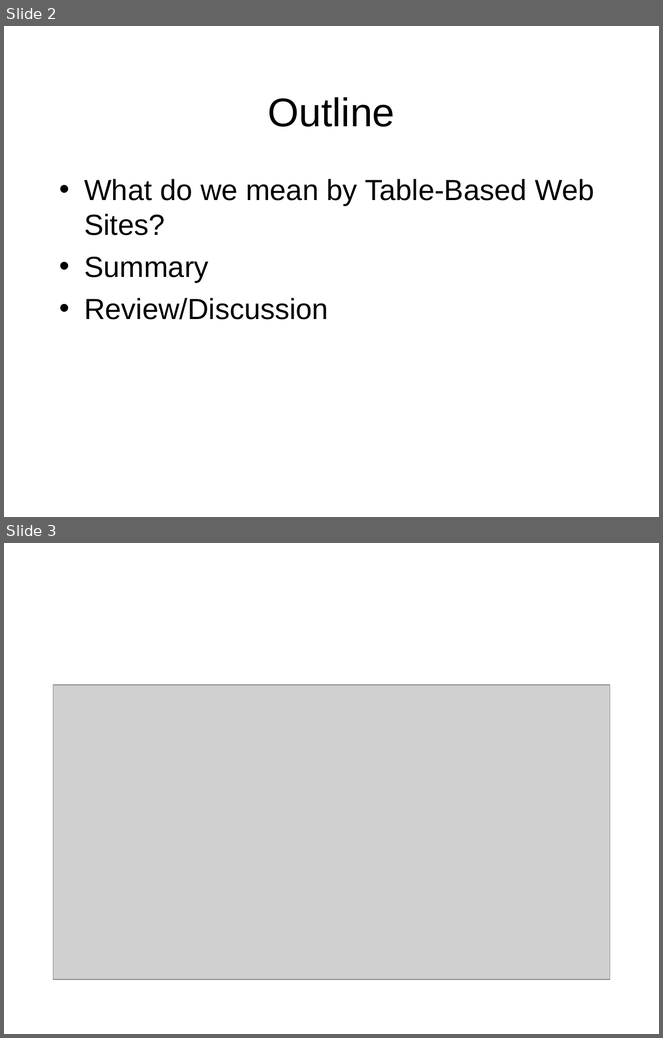
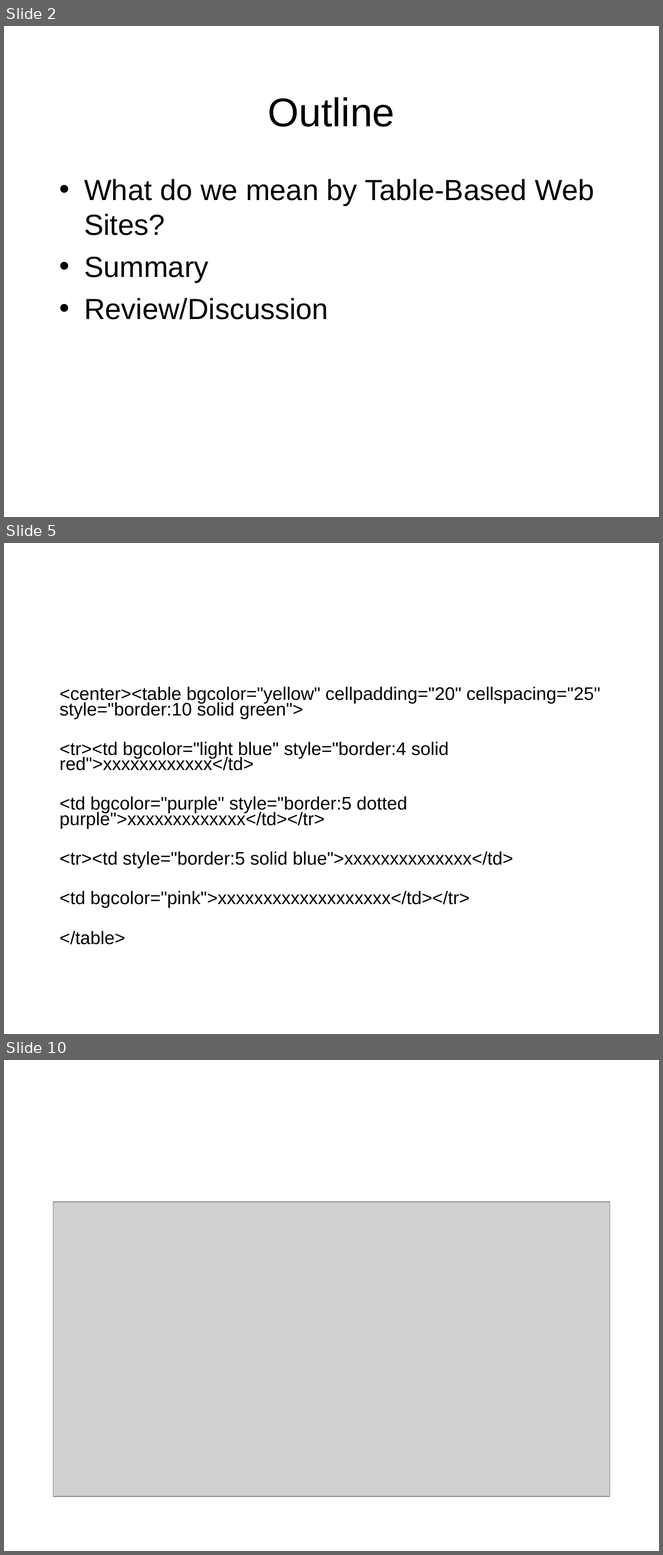
Before and after one commit to octaviordz/zjnu2017.github.io, a slide deck: WAD/lectures/040--Table.Based.Webpage.ppt. Shown one above the other, each under a label of ours: slides 2 and 3 before the commit, slides 2, 5 and 10 after it; the slides between them are not shown. The pictures are 663x1038 and 663x1555 pixels, drawn with LibreOffice and Linux fonts; fonts in the diff are those of the drawing; grey boxes stand for pictures. Boxes give left, top, right and bottom in pixels: in the first picture for what was removed or moved away, otherwise in the second. Text is boxed around its words. In the diff, an @@ line names an element or a change of style, - is before the commit and + after.

```diff
--- a/WAD/lectures/040--Table.Based.Webpage.ppt
+++ b/WAD/lectures/040--Table.Based.Webpage.ppt
@@ slide 5 added at (4, 543, 659, 1034), background #FFFFFF @@
@@ text added at (60, 687, 601, 945), 20 pt, text #000000 @@
+<center><table bgcolor="yellow" cellpadding="20" cellspacing="25" style="border:10 solid green">
+<tr><td bgcolor="light blue" style="border:4 solid red">xxxxxxxxxxxx</td>
+<td bgcolor="purple" style="border:5 dotted purple">xxxxxxxxxxxxx</td></tr>
+<tr><td style="border:5 solid blue">xxxxxxxxxxxxxx</td>
+<td bgcolor="pink">xxxxxxxxxxxxxxxxxxx</td></tr>
+</table>
@@ what was slide 3 is now slide 10 @@
```
Also in this commit, not shown: 7 other slides added, 3 other files.
